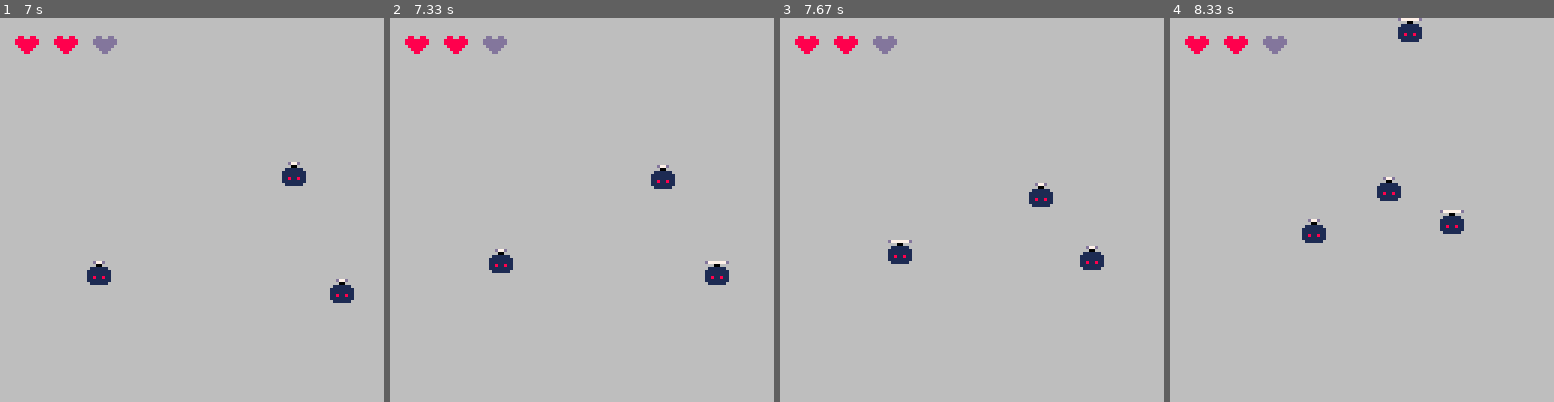
Above: before the commit, frames 1-4 (left to right).
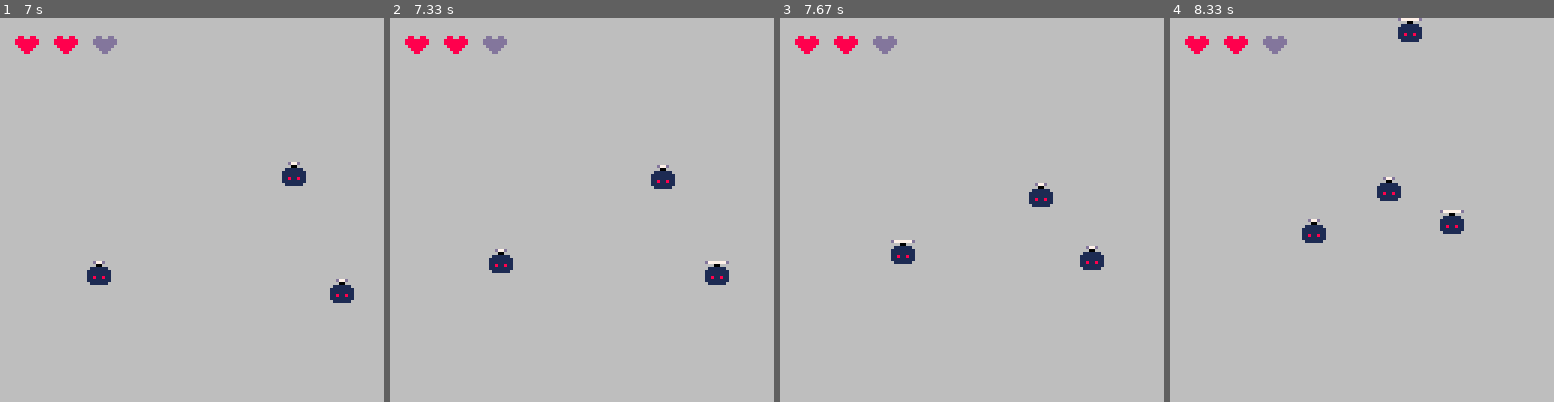
Above: after the commit, the same moments.

Repository: Hato1/Pygame-template
Game: pygame game, started from src/my_game/main.py
Two runs of this game, one before a commit and one after it. Both use one fixed random seed, a clock stepped at 60 frames per second and the inputs below.
Inputs:
- Up to frame 1 (7 s): tap Enter at 0.33 s; hold Right 0.67-1.13 s; hold Up 1.17-1.47 s; hold Right 1.5-1.97 s; hold Left 2-2.53 s; hold Down 2.57-2.87 s; hold Left 2.9-3.3 s; hold Up 3.33-3.7 s; hold Right 3.73-4.37 s; hold Down 4.4-4.77 s; hold Left 4.8-5.27 s; hold Right 5.3-5.77 s; hold Up 5.8-6.1 s; hold Right 6.13-6.6 s; hold Left from 6.63 s (still down)
- Up to frame 2 (7.33 s): release Left at 7.17 s; hold Down from 7.2 s (still down)
- Up to frame 3 (7.67 s): release Down at 7.5 s; hold Left from 7.53 s (still down)
- Up to frame 4 (8.33 s): release Left at 7.93 s; hold Up from 7.97 s (still down)

Frames 1-2 are identical in both runs. In frame 3, 0.1% of the frame differs, in the area x 28-36%, y 57-65%; in frame 4, nothing differs.

Commit message:
Don't let player leave playing area

Diff:
--- a/src/my_game/states/game.py
+++ b/src/my_game/states/game.py
@@ -76,12 +76,24 @@
         delta = pg.Vector2.normalize(delta) * 2
         self.velocity += delta
 
-    def update(self, dt: float):
+    def clamp_position(self, surface_rect: pg.Rect):
+        """Keep the player within the bounds of the given rect."""
+        half_width = self.rect.width / 2
+        half_height = self.rect.height / 2
+        self.position.x = pg.math.clamp(
+            self.position.x, surface_rect.left + half_width, surface_rect.right - half_width
+        )
+        self.position.y = pg.math.clamp(
+            self.position.y, surface_rect.top + half_height, surface_rect.bottom - half_height
+        )
+
+    def update(self, surface_rect: pg.Rect, dt: float):
         self.position += self.velocity * dt
         self.velocity *= 0.95  # Friction
+        self.clamp_position(surface_rect)
+        self.rect = self.SPRITE.get_rect(center=(self.position))
 
     def draw(self, surface):
-        self.rect = self.SPRITE.get_rect(center=(self.position))
         surface.blit(self.SPRITE, self.rect)
 
 
@@ -130,7 +142,7 @@
             self.monsters.append(new_monster)
             self.monster_meter -= self.monster_interval
 
-    def update_player_movement(self, keys, dt: float):
+    def update_player_movement(self, surface_rect: pg.Rect, keys, dt: float):
         """Update player position based on input keys."""
         movement = pg.Vector2(0, 0)
         if keys[pg.K_w] or keys[pg.K_UP]:
@@ -143,7 +155,7 @@
             movement.x += 1
         # TODO: Controller support?
         self.player.increase_velocity(movement)
-        self.player.update(dt)
+        self.player.update(surface_rect, dt)
 
     def update_difficulty(self, dt: float):
         """Gradually increase game difficulty over time."""
@@ -153,7 +165,7 @@
 
     def update(self, surface_rect, keys, current_time, dt):
         self.update_monster_spawner(surface_rect, dt)
-        self.update_player_movement(keys, dt)
+        self.update_player_movement(surface_rect, keys, dt)
 
         for monster in self.monsters:
             monster.update(dt)
